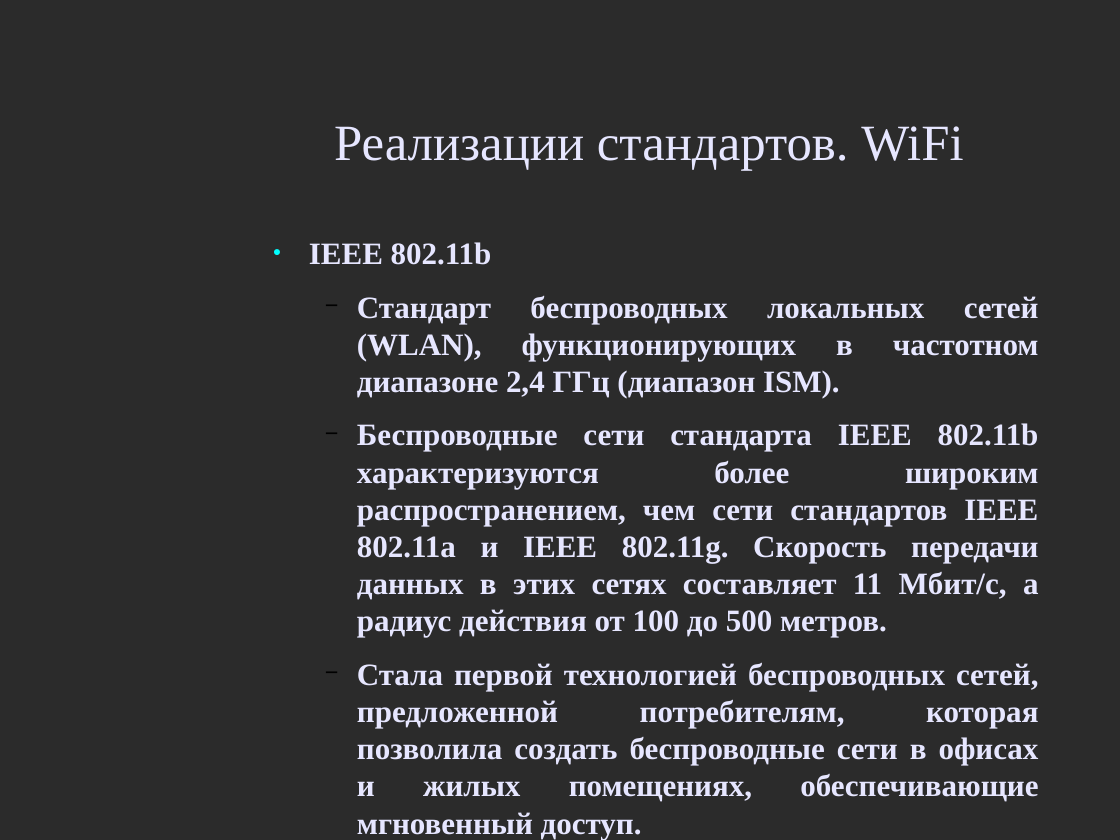
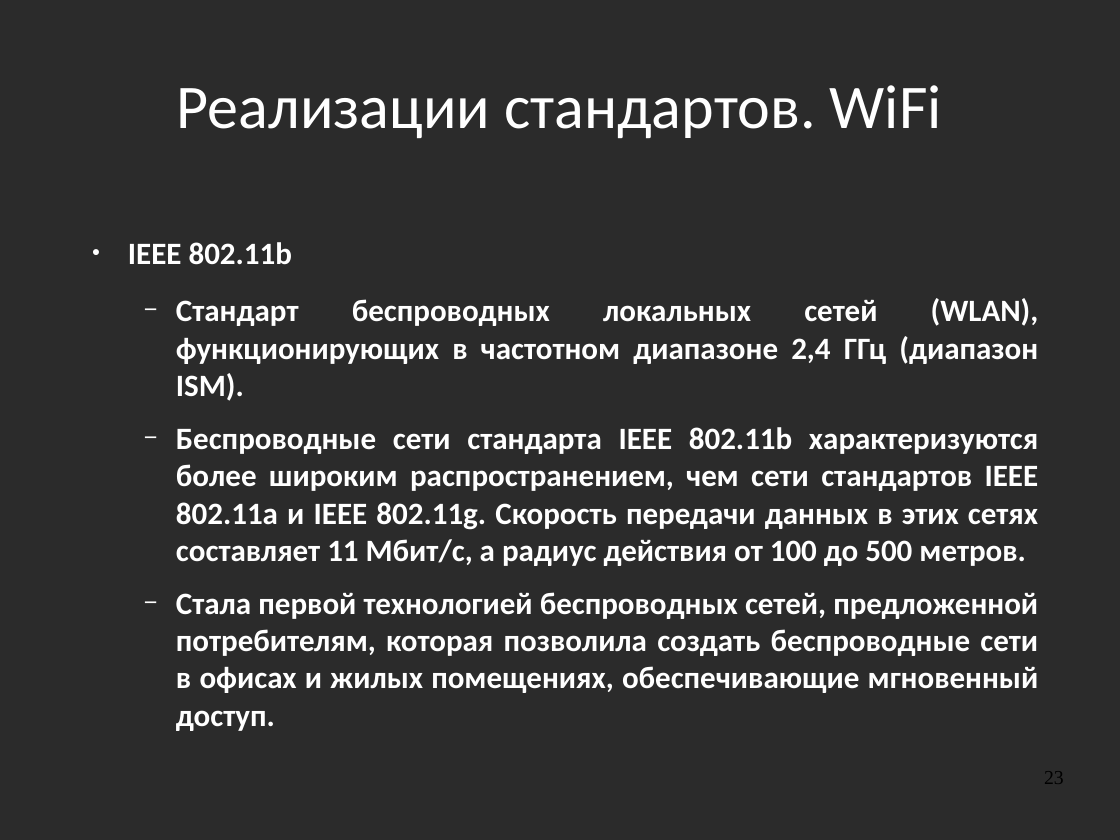
Before and after one commit to aeremenok/a-team-777, a slide deck: slide 23 of 10/smm/doc/eav_wireless.odp. Drawn at 1120x840 pixels with LibreOffice and Linux fonts; fonts in the diff are those of the drawing; background and template pictures are left out; a plain dark background stands for a picture behind light text. Boxes give left, top, right and bottom in pixels: in the first picture for what was removed or moved away, otherwise in the second. Text is boxed around its words. In the diff, an @@ line names an element or a change of style, - is before the commit and + after.

```diff
--- a/10/smm/doc/eav_wireless.odp
+++ b/10/smm/doc/eav_wireless.odp
@@ title "Реализации стандартов. WiFi": place and size @@
-title "Реализации стандартов. WiFi" at box(334, 126, 963, 170)
+title "Реализации стандартов. WiFi" at box(177, 85, 942, 138)
@@ title "Реализации стандартов. WiFi" at box(177, 85, 942, 138): size 36 to 44 pt, font Times New Roman to Calibri, text colour #E6E6FF to #FFFFFF @@
@@ text "IEEE 802.11b": place and size @@
-text "IEEE 802.11b" at box(309, 242, 1039, 840)
+text "IEEE 802.11b" at box(128, 242, 1039, 731)
@@ text "IEEE 802.11b" at box(128, 242, 1039, 731): font Times New Roman to Calibri, text colour #E6E6FF to #FFFFFF; more space between paragraphs; bullet colour #00FFFF to #FFFFFF; bullet colour #000000 to #FFFFFF @@
@@ page number added at box(1044, 771, 1064, 784), 14 pt, text #000000 @@
+23
```
Also in this commit, not shown: 44 other slides changed, 1 slide added, 1 slide removed.
